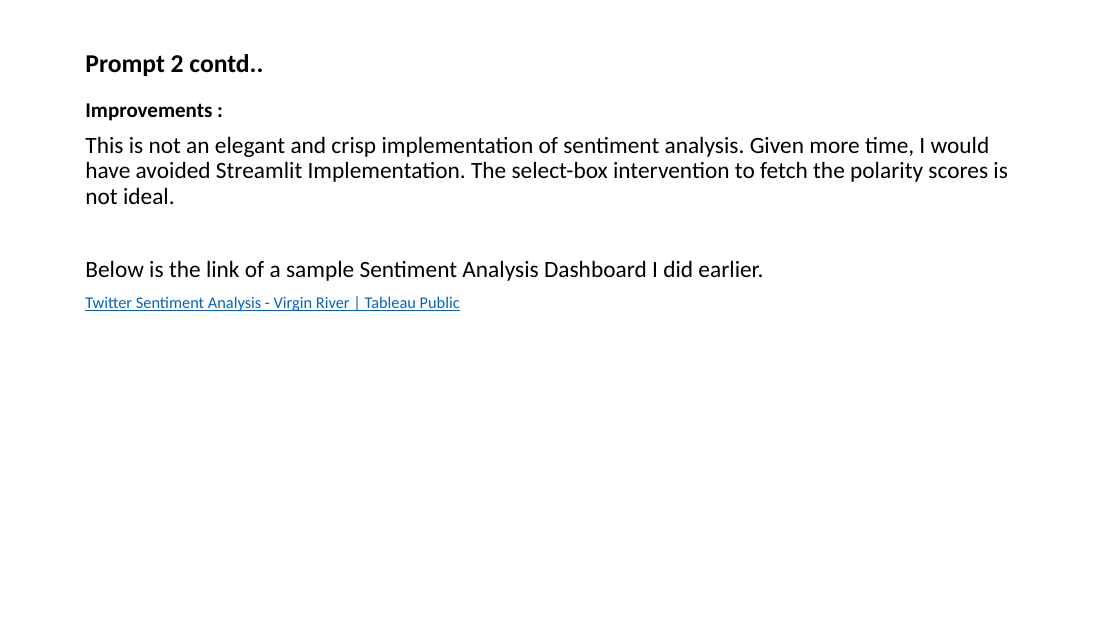
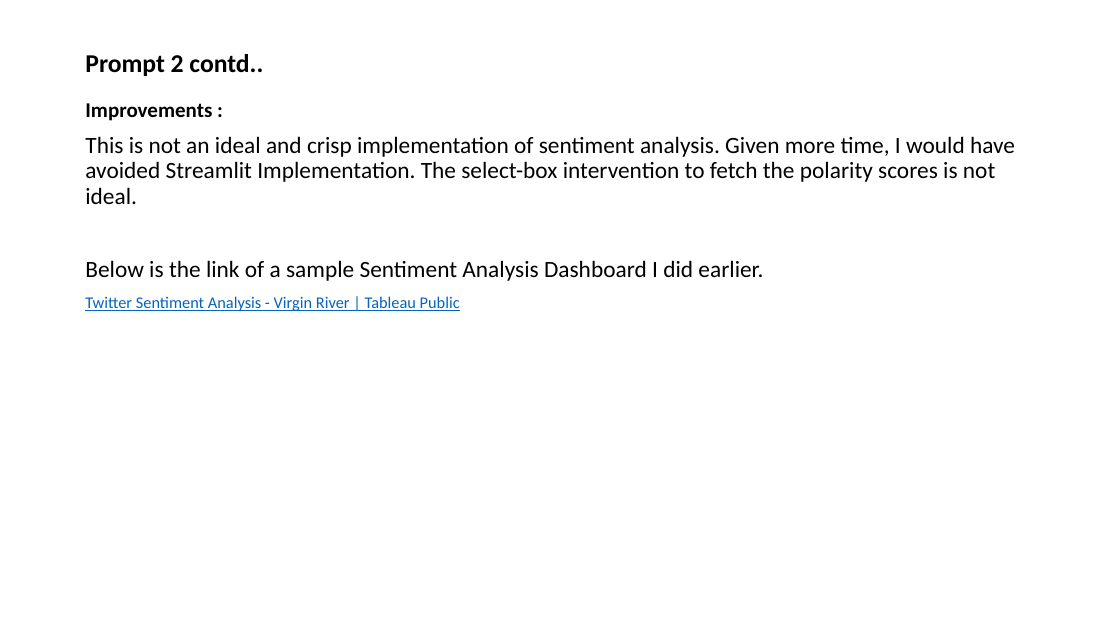
Before and after one commit to swarna-rk/NFTs, a slide deck: slide 4 of Swarna_NFT_ANALYTICS_SKILLS_TEST_03.pptx. Drawn at 1120x630 pixels with LibreOffice and Linux fonts; fonts in the diff are those of the drawing. Boxes give left, top, right and bottom in pixels: in the first picture for what was removed or moved away, otherwise in the second. Text is boxed around its words. In the diff, an @@ line names an element or a change of style, - is before the commit and + after.

Commit message:
PPT Update
PPT Update

```diff
--- a/Swarna_NFT_ANALYTICS_SKILLS_TEST_03.pptx
+++ b/Swarna_NFT_ANALYTICS_SKILLS_TEST_03.pptx
@@ text at box(85, 136, 1015, 204): text changed @@
-This is not an elegant and crisp implementation of sentiment analysis. Given more time, I would have avoided Streamlit Implementation. The select-box intervention to fetch the polarity scores is not ideal.
+This is not an ideal and crisp implementation of sentiment analysis. Given more time, I would have avoided Streamlit Implementation. The select-box intervention to fetch the polarity scores is not ideal.
```
Also in this commit, not shown: 1 other slide changed.
